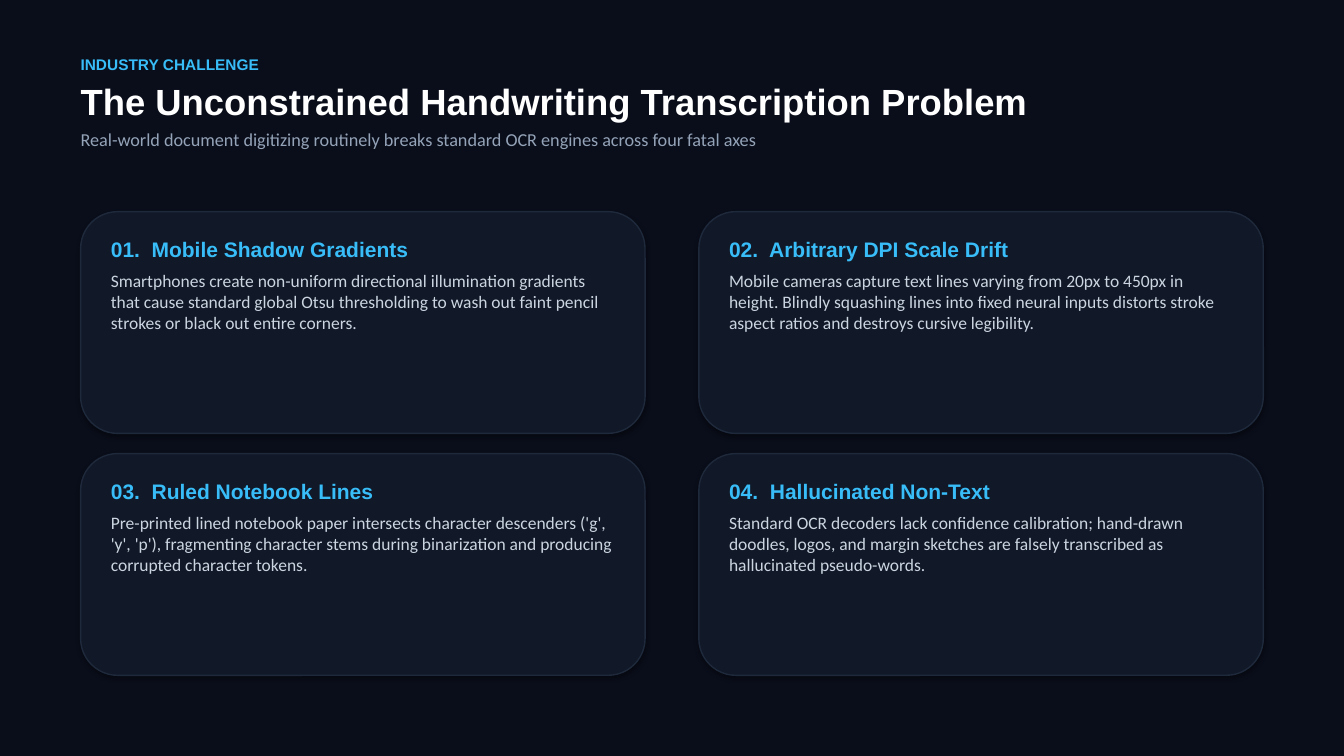
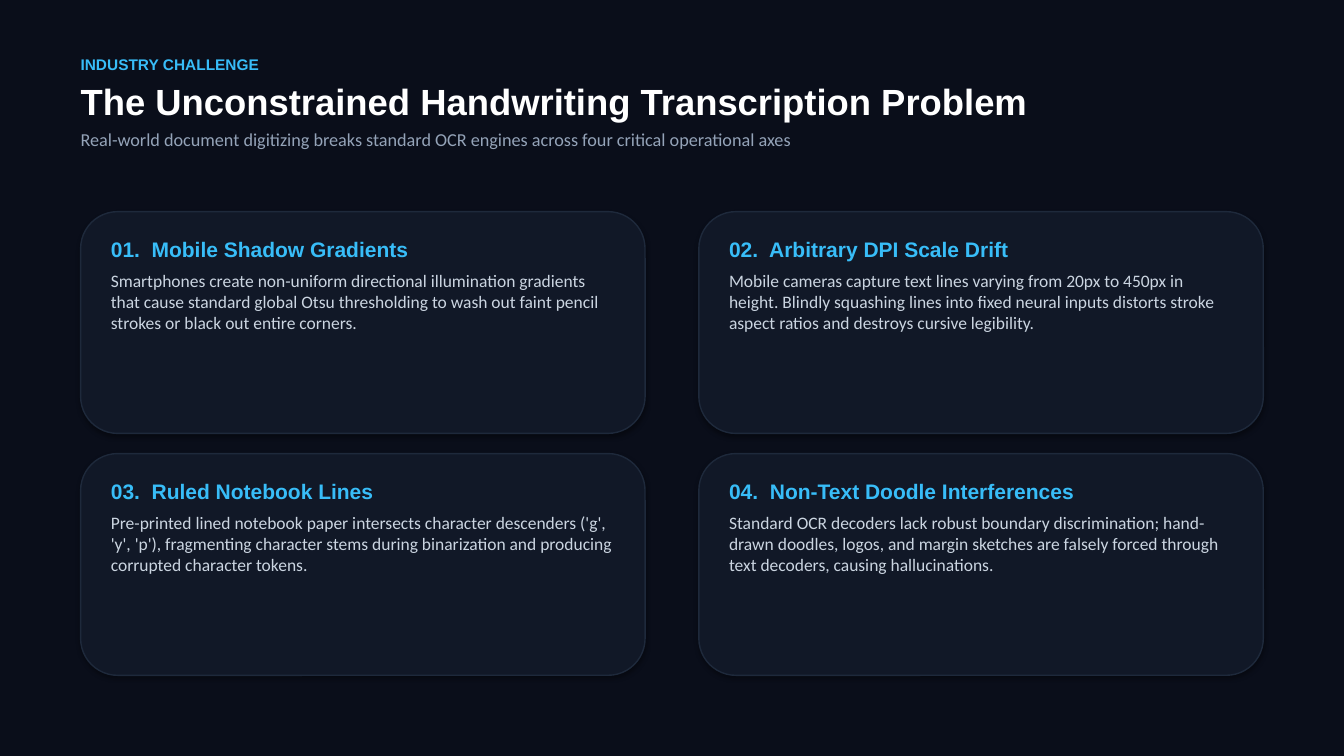
Before and after one commit to Balaji268268/HandwrittenTextRecognition, a slide deck: slide 2 of Handwritten_Text_Recognition_MNC_Keynote.pptx. Drawn at 1344x756 pixels with LibreOffice and Linux fonts; fonts in the diff are those of the drawing. Boxes give left, top, right and bottom in pixels: in the first picture for what was removed or moved away, otherwise in the second. Text is boxed around its words. In the diff, an @@ line names an element or a change of style, - is before the commit and + after.

```diff
--- a/Handwritten_Text_Recognition_MNC_Keynote.pptx
+++ b/Handwritten_Text_Recognition_MNC_Keynote.pptx
@@ text at (x1=81, y1=133, x2=791, y2=149): text changed @@
-Real-world document digitizing routinely breaks standard OCR engines across four fatal axes
+Real-world document digitizing breaks standard OCR engines across four critical operational axes
@@ text at (x1=729, y1=483, x2=1219, y2=574): text changed @@
-04. Hallucinated Non-Text
-Standard OCR decoders lack confidence calibration; hand-drawn doodles, logos, and margin sketches are falsely transcribed as hallucinated pseudo-words.
+04. Non-Text Doodle Interferences
+Standard OCR decoders lack robust boundary discrimination; hand-drawn doodles, logos, and margin sketches are falsely forced through text decoders, causing hallucinations.
```
Also in this commit, not shown: 9 other slides changed, 7 other files.
